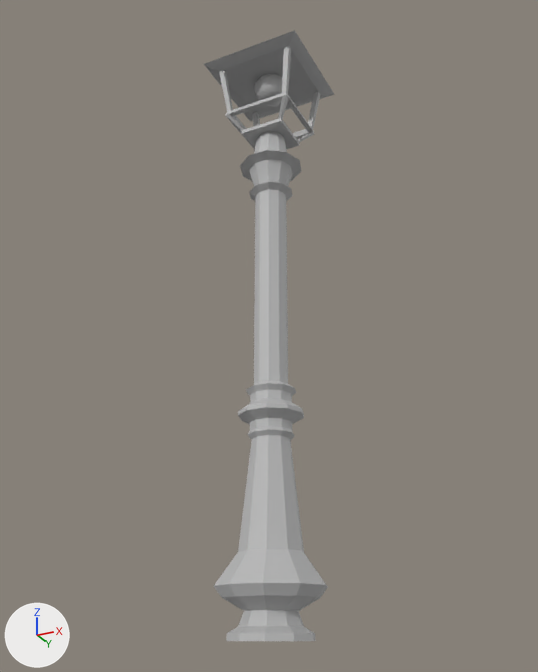
A saved change to the FBX model Assets/Models/Enviorment/Lantarn.fbx.
One viewpoint serves both versions: a 50 mm lens placed at (0.0792, -0.1595, 0.0001), pointed at (-0.002, 0.0028, 0.0731). The lights are fixed; the arrows at lower left show +X, +Y and +Z. Where no turn or scale is listed for an object, it has been applied to the vertices.
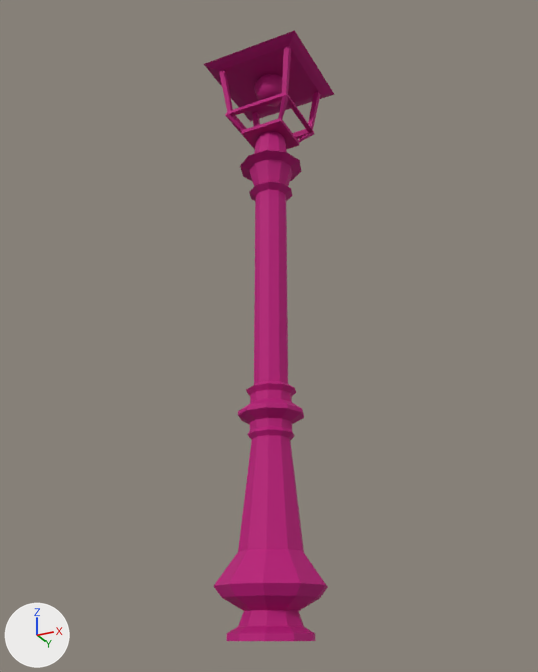
Commit message: Lantarn Fix

The change, as a diff of the scene's bpy script:
```diff
--- a/Assets/Models/Enviorment/Lantarn.fbx.py
+++ b/Assets/Models/Enviorment/Lantarn.fbx.py
@@ mat_blinn1 @@
+mat_blinn1 = principled_material('blinn1')
+mat_blinn1.base_color = (0.5, 0.0, 0.192)  # pink #bc0079
+mat_blinn1.roughness = 0.749
@@ me_mesh @@
 # used by ob_pcube41; location = (0.0, 0.0, 0.0815)
-me_mesh.from_pydata(...)  # 418 vertices, 412 faces; spans x -0.015..0.015, y -0.015..0.015, z -0.082..0.082
+me_mesh.from_pydata(...)  # 420 vertices, 418 faces; spans x -0.015..0.015, y -0.015..0.015, z -0.082..0.082
+# me_mesh part 1
+# 4 faces are deleted
+# 2 vertices are added at (0.005, 0.0, 0.051), (-0.005, 0.0, 0.051)
+# 10 new faces join them
+# me_mesh part 2: 408 faces spanning x -0.015..0.015, y -0.015..0.015, z -0.082..0.082 switch from mat_defaultpolygonshader9 (grey #bcbcbc) to mat_blinn1 (pink #bc0079)
```

Pixel boxes [x1, y1, x2, y2] of what changed, in the pictures (538 x 672 px):
part 1 of me_mesh, built on
    both: [243, 123, 298, 149]
part 2 of me_mesh, recoloured (grey to pink)
    both: [204, 30, 334, 641]
